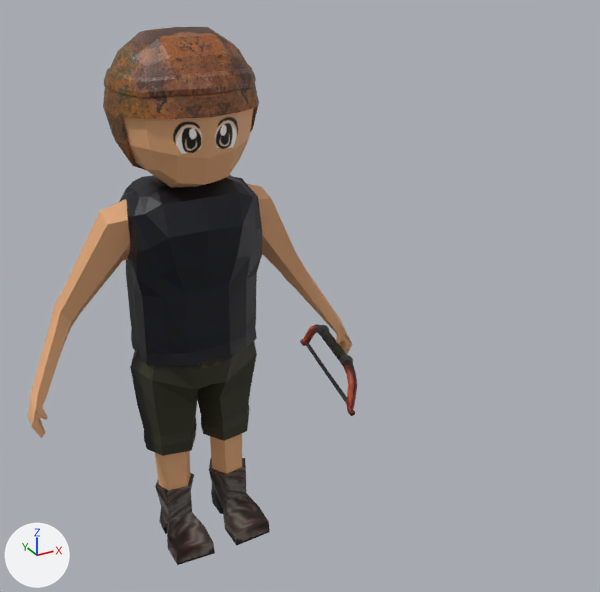
The Blender file Map/Assets/Models/Sumerians/Sumerian_archer/summerian_archer.blend: old version first, new version second.
One viewpoint serves both versions: a 50 mm lens placed at (-1.05, -2.64, 2.3), pointed at (0.35, -0.1, 1.04). Every picture has the same lights, and +X, +Y and +Z are marked at lower left.

In view in the first picture: 'sumerio'.
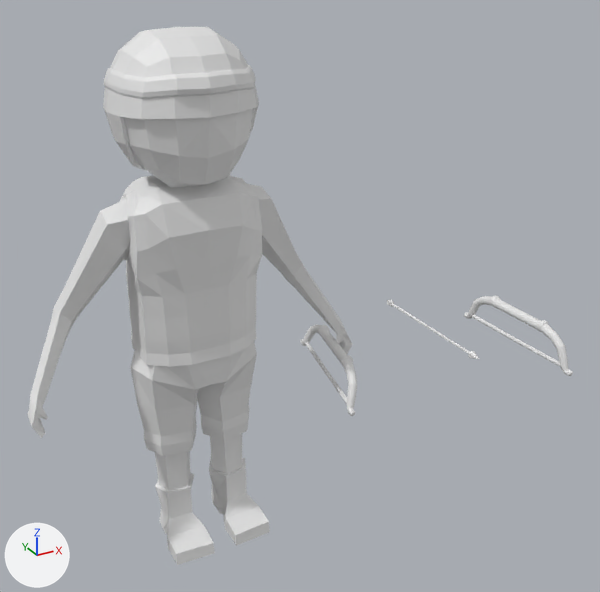
Boxes [x1, y1, x2, y2] around the edits, measured in the pictures (600 x 592 px):
'sumerio', reshaped (65% wider)
    before: [27, 27, 357, 565]
    after: [27, 27, 573, 565]
part 1 of me_cube, added
    after: [472, 315, 560, 366]
part 2 of me_cube, added
    after: [464, 295, 573, 376]
part 3 of me_cube, added
    after: [387, 299, 479, 359]
part 4 of me_cube, recoloured
    both: [27, 27, 357, 565]

What the commit changed:
me_cube is used by ob_sumerio; location (-0.016, 0.065, 0.0); scale (0.14, 0.14, 0.14).
me_cube had 3721 vertices, 3718 faces and spanned x -4.69..4.71, y -2.64..2.05, z 0.01..14.38.
me_cube now has 6127 vertices, 6120 faces and spans x -4.69..9.87, y -4.57..2.05, z 0.01..14.38.
me_cube part 1: the loose piece of 96 vertices spanning x 3.51..4.47, y -2.32..1.74, z 4.21..4.35 is copied, and the copy is multiplied about its middle by the matrix ((0.943, -0.202, -0.264), (0.21, 0.978, 0.0), (0.258, -0.055, 0.964)), then moved by (5.68, -1.88, 0.54); it spans x 9.6..9.74, y -4.25..-0.11, z 4.75..4.9.
me_cube part 2: the loose piece of 2274 vertices spanning x 3.4..4.65, y -2.64..2.05, z 4.09..5.31 is copied, and the copy is multiplied about its middle by the matrix ((0.943, -0.202, -0.264), (0.21, 0.978, 0.0), (0.258, -0.055, 0.964)), then moved by (5.56, -1.88, 0.54); it spans x 9.51..9.87, y -4.57..0.21, z 4.63..5.89.
me_cube part 3: a new loose piece of 36 vertices spanning x 7.4..7.62, y -3.04..1.63, z 4.95..5.2.
me_cube part 4: 3718 faces spanning x -4.69..4.71, y -2.64..2.05, z 0.01..14.38 switch from mat_sumerio_archer_textures_jpg (picture img_sumerio_archer_textures_jpg) to no material.
